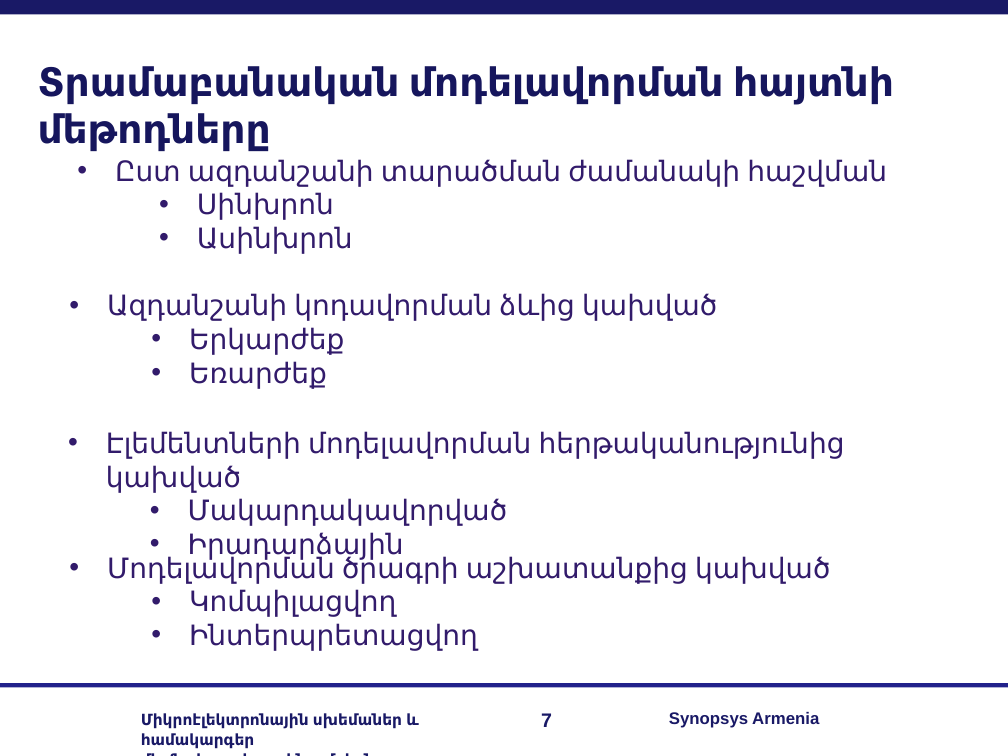
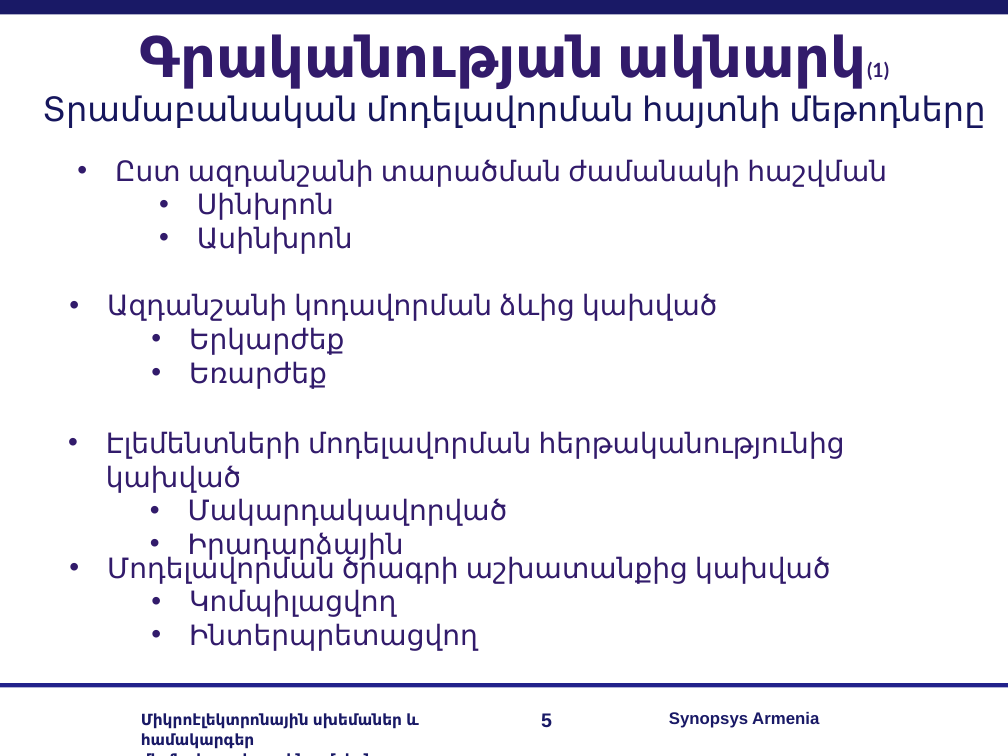
Before and after one commit to RazKarapetyan/Master_thesis, a slide deck: slide 5 of My real work/my_master_slides.ppt (slide 7 before the commit). Drawn at 1008x756 pixels with LibreOffice and Linux fonts; fonts in the diff are those of the drawing; background and template pictures are left out. Boxes give left, top, right and bottom in pixels: in the first picture for what was removed or moved away, otherwise in the second. Text is boxed around its words. In the diff, an @@ line names an element or a change of style, - is before the commit and + after.

```diff
--- a/My real work/my_master_slides.ppt
+++ b/My real work/my_master_slides.ppt
@@ text at box(42, 34, 985, 128): text changed; size 28 to 24 pt; bold off @@
-Տրամաբանական մոդելավորման հայտնի մեթոդները
+Գրականության ակնարկ(1)
+Տրամաբանական մոդելավորման հայտնի մեթոդները
@@ page number at box(541, 713, 552, 728): text changed @@
-7
+5
```
Also in this commit, not shown: 12 other slides changed, 1 slide added, 4 slides removed, 1 other file.
